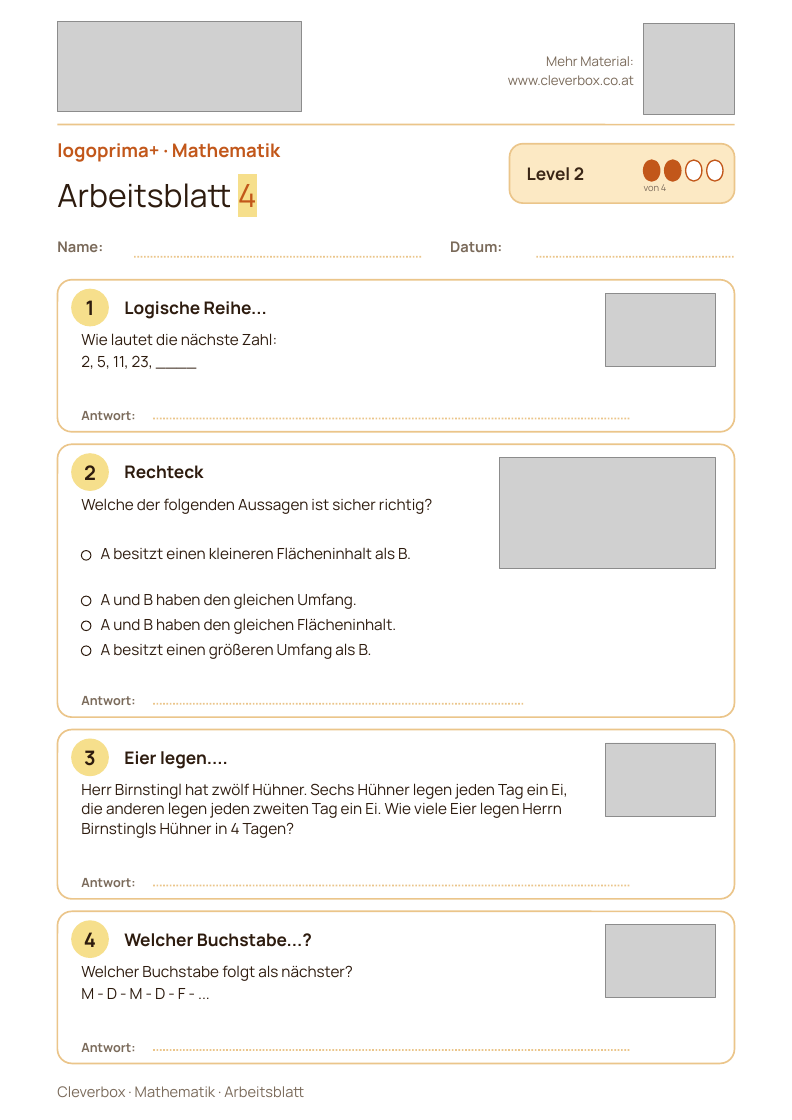
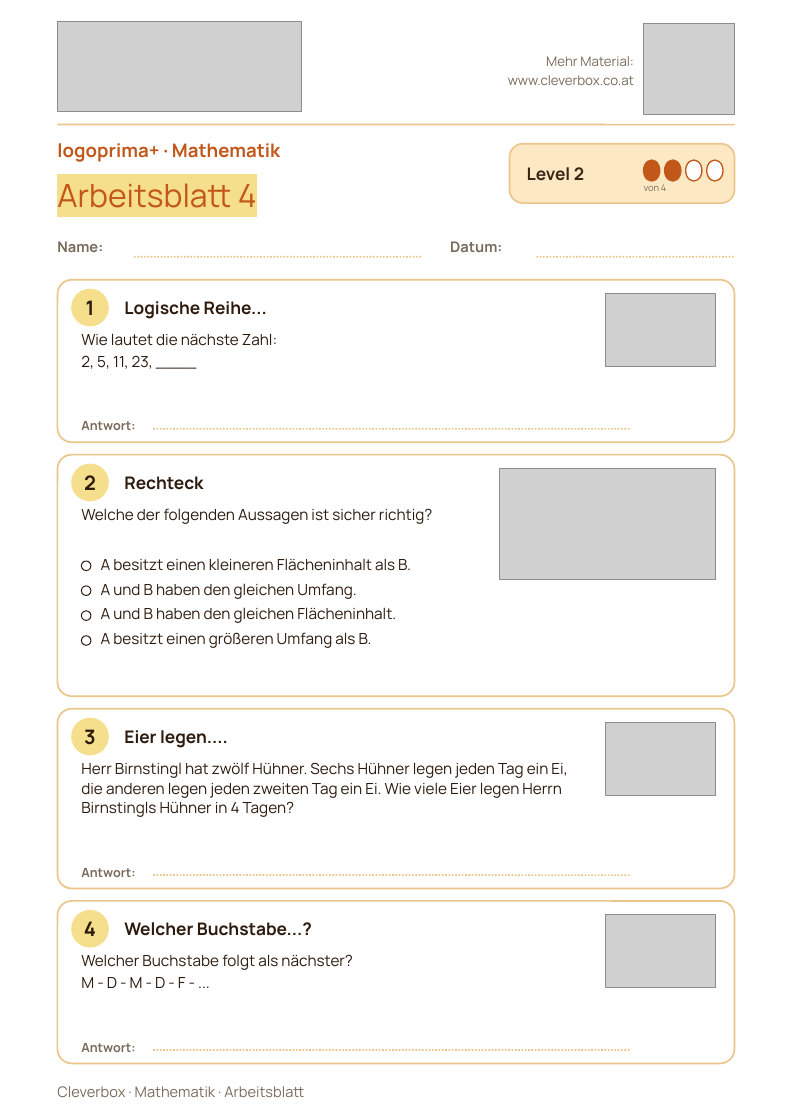
Before and after one commit to arminheske/claudecloud, a slide deck: slide 5 of videoslides/logoprima-schulstufe5.pptx. Drawn at 792x1120 pixels with LibreOffice and Linux fonts; fonts in the diff are those of the drawing; grey boxes stand for pictures. Boxes give left, top, right and bottom in pixels: in the first picture for what was removed or moved away, otherwise in the second. Text is boxed around its words. In the diff, an @@ line names an element or a change of style, - is before the commit and + after.

```diff
--- a/videoslides/logoprima-schulstufe5.pptx
+++ b/videoslides/logoprima-schulstufe5.pptx
@@ text "Arbeitsblatt 4" at (57, 183, 257, 208): text colour #2D1B0E to #C2571A, highlight none to #F6DF8C @@
@@ rounded rectangle: place and size @@
-rounded rectangle at (57, 280, 735, 432)
+rounded rectangle at (57, 280, 735, 442)
@@ rounded rectangle: place and size @@
-rounded rectangle at (57, 444, 735, 717)
+rounded rectangle at (57, 455, 735, 696)
@@ 4 texts, 2 ellipses, 1 picture, 1 line: place and size @@
-4 texts, 2 ellipses, 1 picture, 1 line at (72, 411, 715, 569)
+4 texts, 2 ellipses, 1 picture, 1 line at (72, 421, 715, 579)
@@ text "A besitzt einen kleineren Flächeninhalt ...": place and size @@
-text "A besitzt einen kleineren Flächeninhalt ..." at (101, 547, 411, 560)
+text "A besitzt einen kleineren Flächeninhalt ..." at (101, 558, 411, 571)
@@ proportions changed in 4 elements at (57, 280, 735, 442), (57, 455, 735, 696), (57, 900, 735, 1063), (57, 709, 735, 889) @@
@@ rounded rectangle: place and size @@
-rounded rectangle at (57, 730, 735, 899)
+rounded rectangle at (57, 709, 735, 889)
@@ 3 texts, 1 picture, 1 ellipse: place and size @@
-3 texts, 1 picture, 1 ellipse at (72, 739, 715, 838)
+3 texts, 1 picture, 1 ellipse at (72, 718, 715, 817)
@@ text removed at (81, 696, 135, 705) @@
-Antwort:
@@ line removed from (153, 704) to (524, 704) @@
@@ rounded rectangle: place and size @@
-rounded rectangle at (57, 911, 735, 1063)
+rounded rectangle at (57, 900, 735, 1063)
@@ 7 texts, 4 ellipses, 1 picture, 1 line: place and size @@
-7 texts, 4 ellipses, 1 picture, 1 line at (72, 593, 715, 999)
+7 texts, 4 ellipses, 1 picture, 1 line at (72, 583, 715, 988)
```
Also in this commit, not shown: 9 other slides changed, 2 other files.
